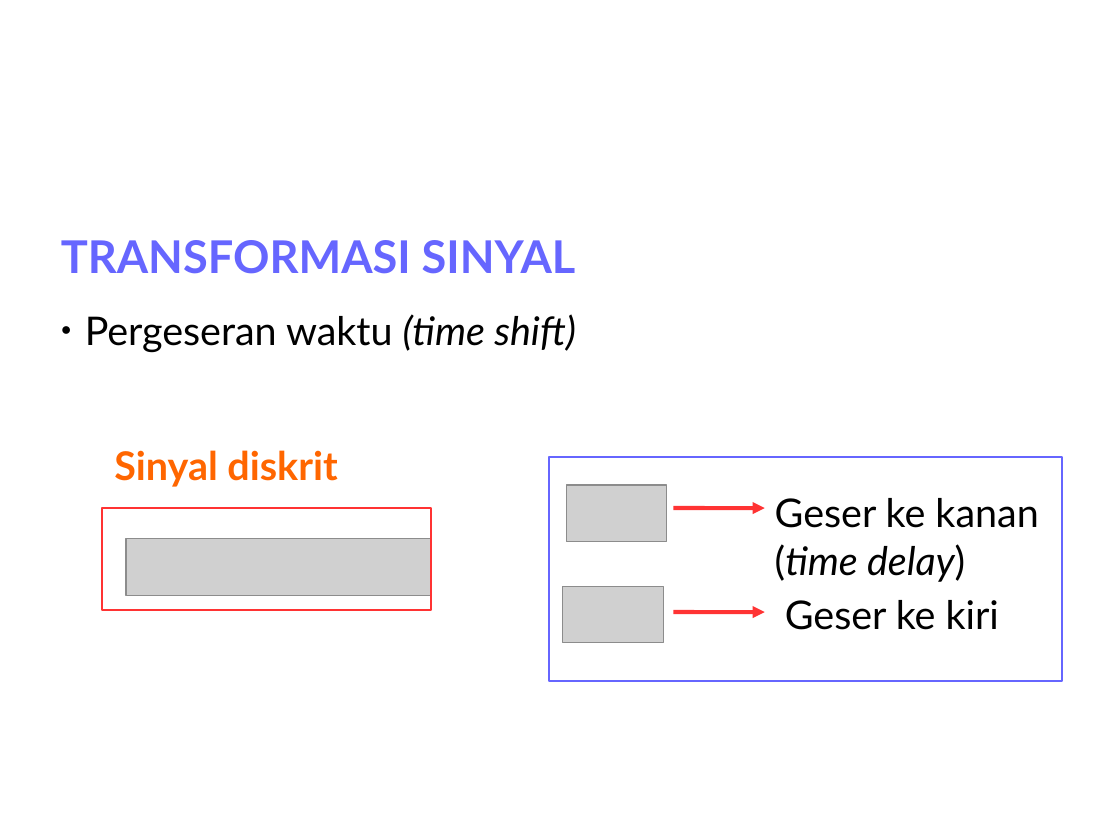
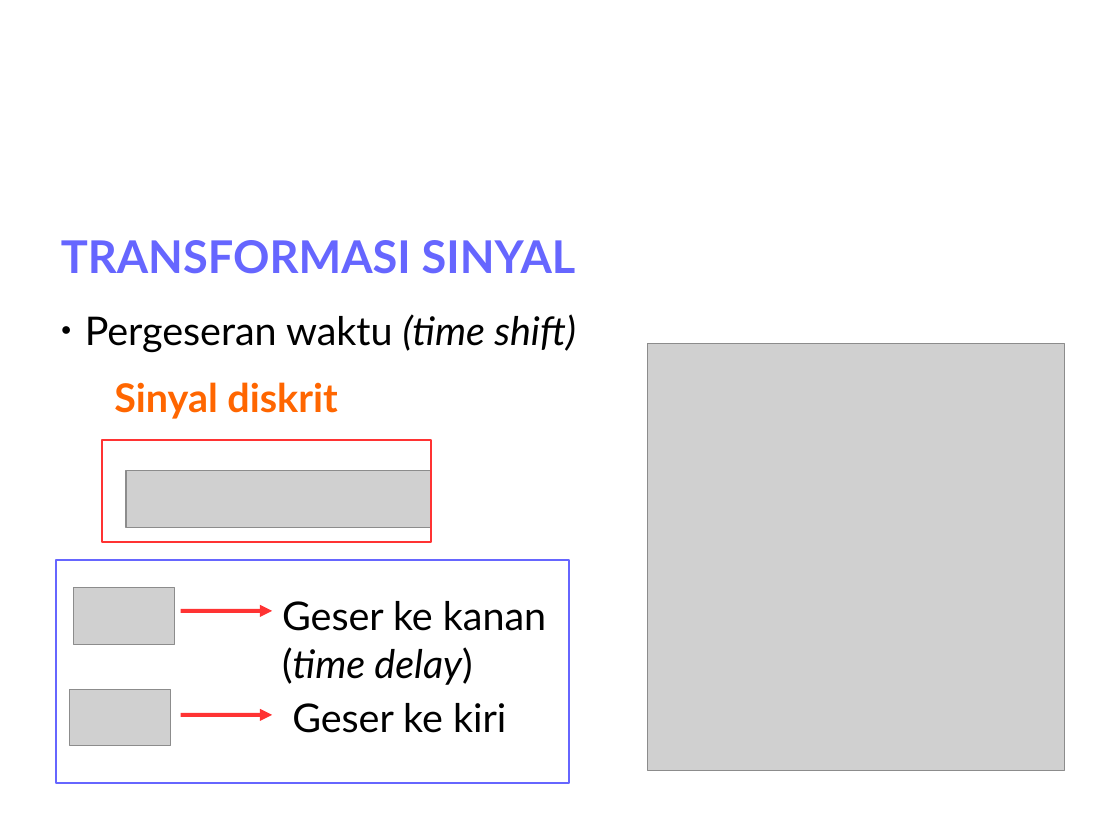
Before and after one commit to bagustris/sinyalsistem, a slide deck: slide 36 of slides/Week1_SinyalSistem.odp (slide 38 before the commit). Drawn at 1120x840 pixels with LibreOffice and Linux fonts; fonts in the diff are those of the drawing; grey boxes stand for pictures; background and template pictures are left out. Boxes give left, top, right and bottom in pixels: in the first picture for what was removed or moved away, otherwise in the second. Text is boxed around its words. In the diff, an @@ line names an element or a change of style, - is before the commit and + after.

```diff
--- a/slides/Week1_SinyalSistem.odp
+++ b/slides/Week1_SinyalSistem.odp
@@ picture added at [648,345,1065,771] @@
@@ 1 picture, 1 text, 1 rectangle: place and size @@
-1 picture, 1 text, 1 rectangle at [102,450,431,610]
+1 picture, 1 text, 1 rectangle at [102,382,431,542]
@@ text "Geser ke kanan": place and size @@
-text "Geser ke kanan" at [775,498,1038,582]
+text "Geser ke kanan" at [282,601,546,685]
@@ text "Geser ke kiri": place and size @@
-text "Geser ke kiri" at [785,600,999,630]
+text "Geser ke kiri" at [292,703,506,733]
@@ 2 pictures, 2 arrows, 1 rectangle: place and size @@
-2 pictures, 2 arrows, 1 rectangle at [549,457,1062,681]
+2 pictures, 2 arrows, 1 rectangle at [56,560,569,784]
```
Also in this commit, not shown: 10 other slides changed, 8 slides added, 1 slide removed, 2 other files.
